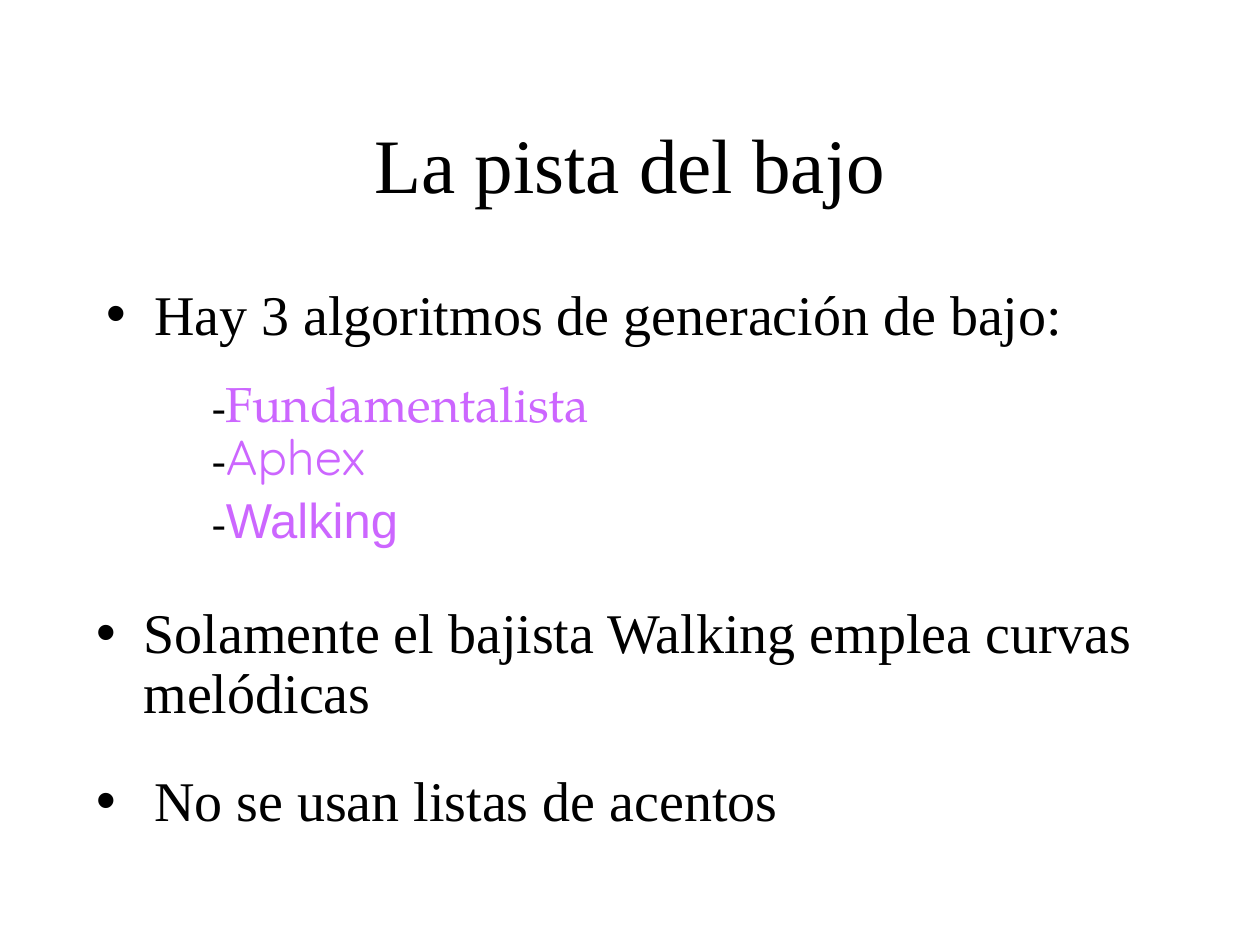
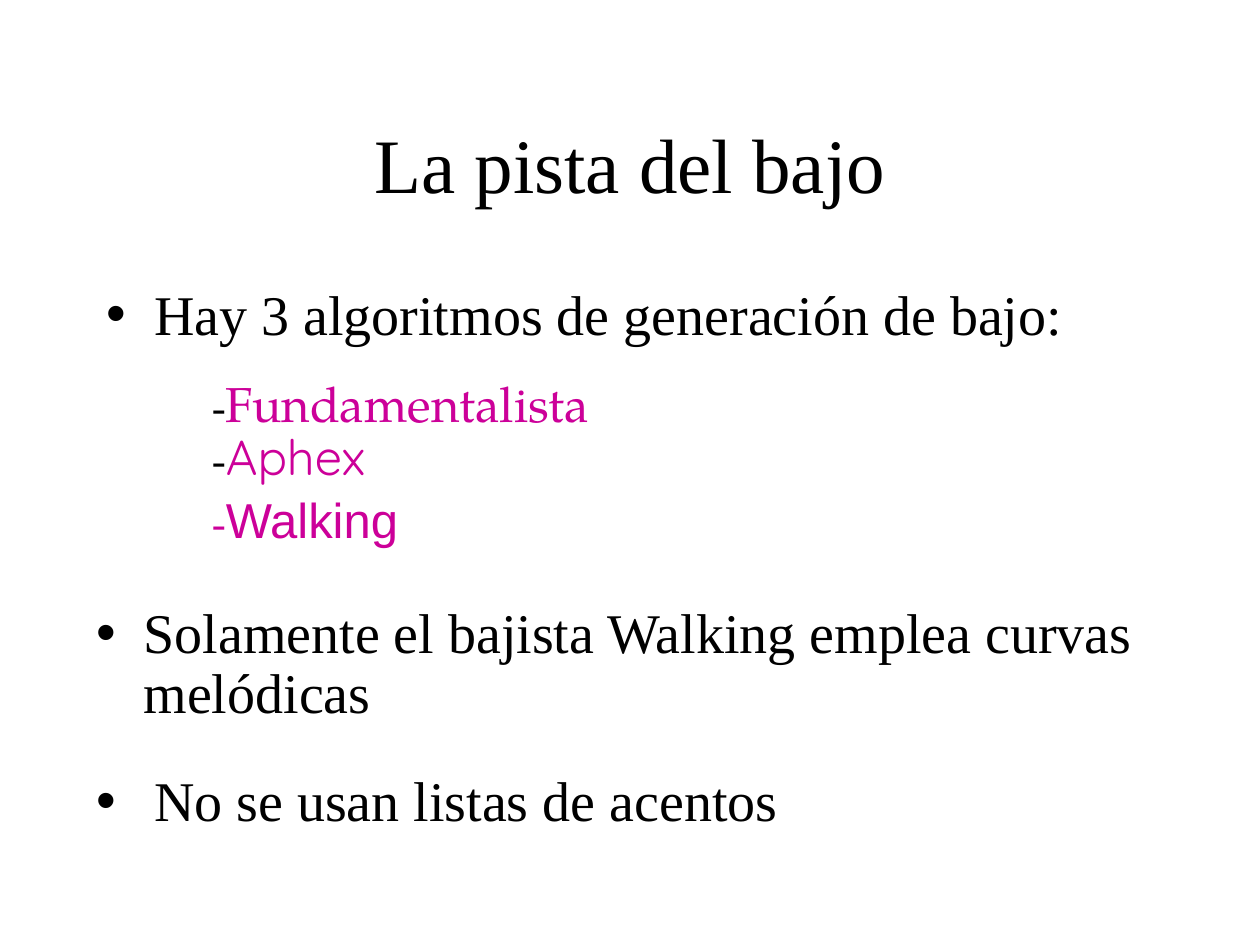
Before and after one commit to BackupTheBerlios/genaro, a slide deck: slide 25 of Documentos/MemoriaSSII/presentacion_proyecto2.ppt (slide 26 before the commit). Drawn at 1260x945 pixels with LibreOffice and Linux fonts; fonts in the diff are those of the drawing; background and template pictures are left out. Boxes give left, top, right and bottom in pixels: in the first picture for what was removed or moved away, otherwise in the second. Text is boxed around its words. In the diff, an @@ line names an element or a change of style, - is before the commit and + after.

```diff
--- a/Documentos/MemoriaSSII/presentacion_proyecto2.ppt
+++ b/Documentos/MemoriaSSII/presentacion_proyecto2.ppt
@@ text "-Fundamentalista" at <box>226,386,589,441</box>: text colour #CC66FF to #CC0099 @@
@@ text "-Aphex" at <box>226,438,365,485</box>: text colour #CC66FF to #CC0099 in "-Aphex" @@
@@ text "-Walking" at <box>226,502,398,548</box>: text colour #000000 to #CC0099, text colour #CC66FF to #CC0099 in "-Walking" @@
```
Also in this commit, not shown: 16 other slides changed, 1 slide removed.
